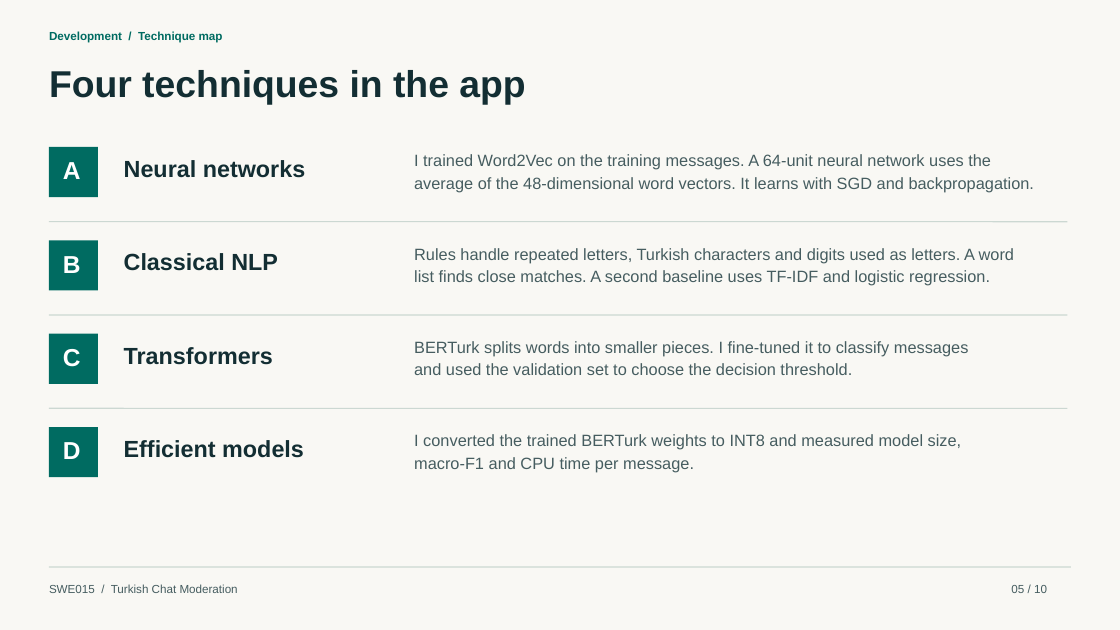
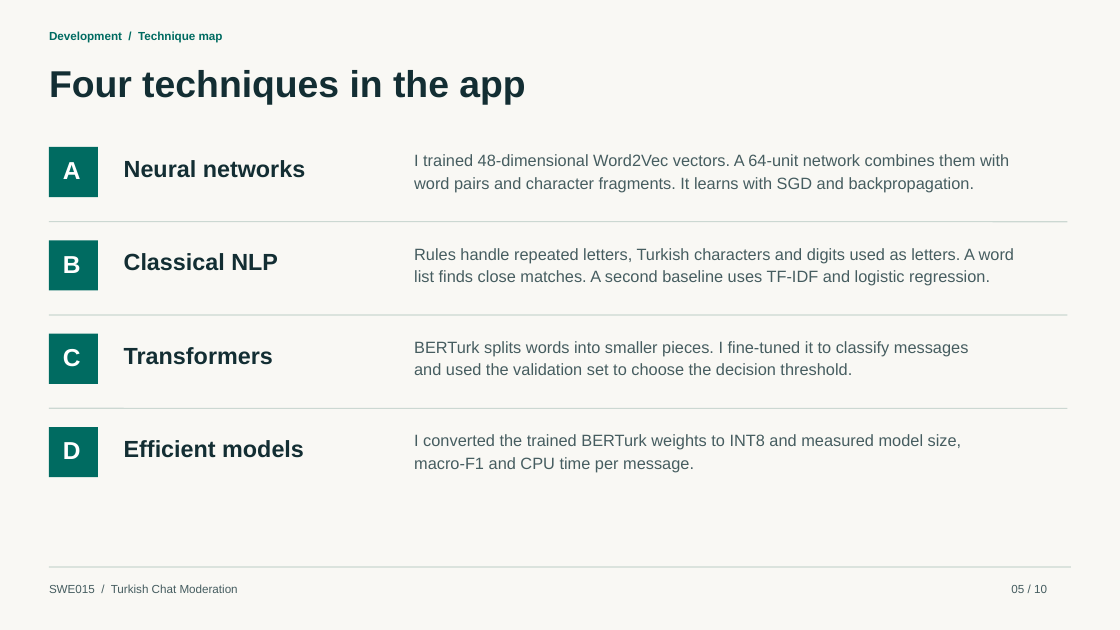
Before and after one commit to MuhammedSaidTosun/swe015-turkce-moderasyon, a slide deck: slide 5 of docs/SWE015_Turkce_Moderasyon_Sunum.pptx. Drawn at 1120x630 pixels with LibreOffice and Linux fonts; fonts in the diff are those of the drawing. Boxes give left, top, right and bottom in pixels: in the first picture for what was removed or moved away, otherwise in the second. Text is boxed around its words. In the diff, an @@ line names an element or a change of style, - is before the commit and + after.

Commit message:
Retrain the Turkish Word2Vec moderator with subword and chat context features

```diff
--- a/docs/SWE015_Turkce_Moderasyon_Sunum.pptx
+++ b/docs/SWE015_Turkce_Moderasyon_Sunum.pptx
@@ text at [414, 177, 974, 192]: text changed @@
-average of the 48-dimensional word vectors. It learns with SGD and backpropagation.
+word pairs and character fragments. It learns with SGD and backpropagation.
@@ text at [414, 154, 1009, 166]: text changed @@
-I trained Word2Vec on the training messages. A 64-unit neural network uses the
+I trained 48-dimensional Word2Vec vectors. A 64-unit network combines them with
```
Also in this commit, not shown: 5 other slides changed, 15 other files.
